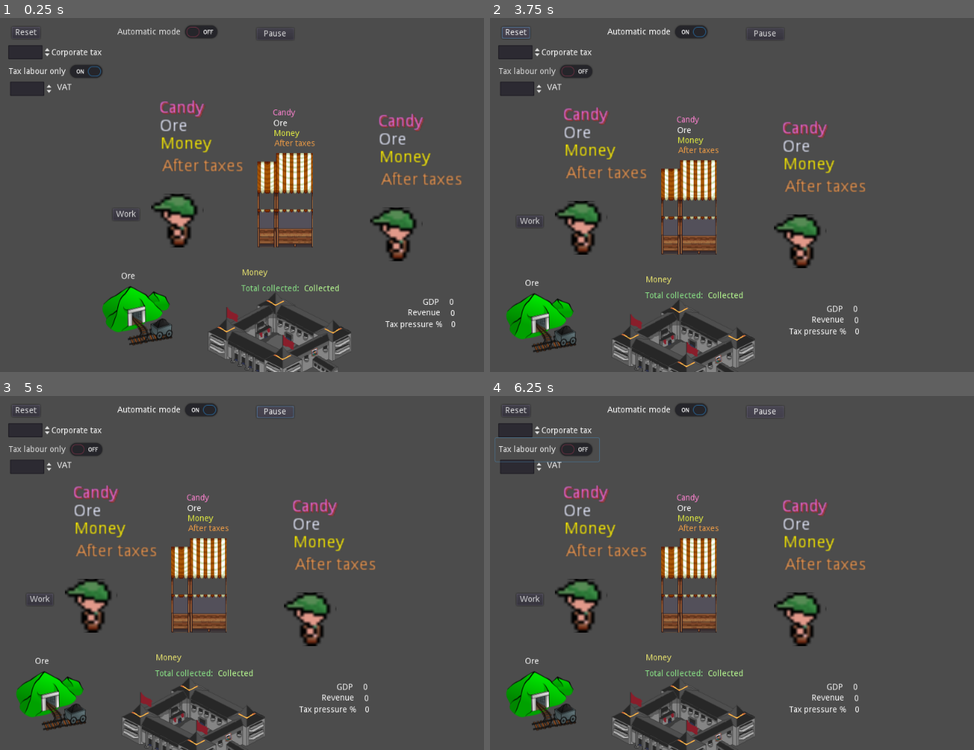
Above: before the commit, frames 1-4 (two rows, left to right).
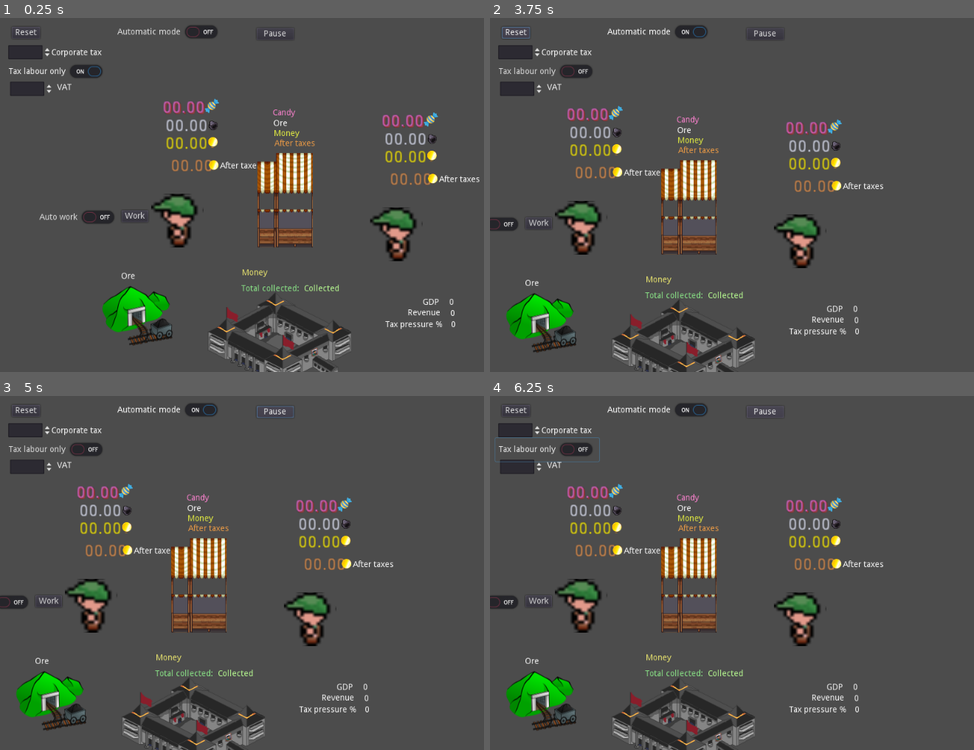
Above: after the commit, the same moments.

Repository: carlostgit/taxes
Game: Godot game, scene res://Control.tscn
The game is run twice, just before and just after one commit, with the same random seed, the same clock (stepped at 60 frames per second) and the same inputs.
Inputs (mouse positions are in pixels of both pictures, inside the frame that each line leads up to):
- Up to frame 1 (0.25 s): no input
- Up to frame 2 (3.75 s): click (567, 216) at 0.5 s, where only the run after the commit has a clickable "Auto work"; click "Work" at 1.25 s; click "Automatic mode" at 2 s; click "Tax labour only" at 2.75 s; click "Reset" at 3.5 s
- Up to frame 3 (5 s): click "Pause" at 4.25 s
- Up to frame 4 (6.25 s): hold Right (ui_right) 5.03-5.78 s; hold Down (ui_down) from 5.78 s (still down)

The runs differ from the first frame. In frame 1, 2.5% of the frame differs, in the area x 8-100%, y 22-59%; in frame 2, 2.4%; in frame 3, 2.4%; in frame 4, 2.4%.

Commit message:
añado un checkbutton atuo work, y cambio la presentación de los números de slacker y worker, y añado iconos para las unidades de cada label

Diff:
--- a/KinematicBody2D_slacker.tscn
+++ b/KinematicBody2D_slacker.tscn
@@ -1,7 +1,10 @@
-[gd_scene load_steps=7 format=2]
+[gd_scene load_steps=10 format=2]
 
 [ext_resource path="res://KinematicBody2D_slacker.gd" type="Script" id=1]
 [ext_resource path="res://Green-Cap-Character-16x18.png" type="Texture" id=2]
+[ext_resource path="res://coins.png" type="Texture" id=3]
+[ext_resource path="res://ore.png" type="Texture" id=4]
+[ext_resource path="res://candy.png" type="Texture" id=5]
 
 [sub_resource type="CapsuleShape2D" id=1]
 radius = 27.0
@@ -79,32 +82,51 @@
 [node name="Label_money" type="Label" parent="."]
 margin_left = -28.0
 margin_top = -140.0
-margin_right = 31.0
-margin_bottom = -109.0
+margin_right = 12.0
+margin_bottom = -126.0
 rect_scale = Vector2( 2, 2 )
 custom_colors/font_color = Color( 1, 0.941176, 0, 1 )
 custom_colors/font_outline_modulate = Color( 0, 0.945098, 0, 1 )
-text = "Money
-"
+text = "00.00"
+align = 2
+
+[node name="coins" type="Sprite" parent="Label_money"]
+position = Vector2( 44.3949, 5.39393 )
+scale = Vector2( 0.2, 0.2 )
+texture = ExtResource( 3 )
+vframes = 4
 
 [node name="Label_ore" type="Label" parent="."]
 margin_left = -30.0
 margin_top = -170.0
-margin_right = 10.0
+margin_right = 11.0
 margin_bottom = -156.0
 rect_scale = Vector2( 2, 2 )
 custom_colors/font_color = Color( 0.890196, 0.905882, 0.980392, 1 )
-text = "Ore"
+text = "00.00"
+align = 2
+
+[node name="ore" type="Sprite" parent="Label_ore"]
+position = Vector2( 45.4825, 6.06551 )
+scale = Vector2( 0.25, 0.25 )
+texture = ExtResource( 4 )
 
 [node name="Label_candy" type="Label" parent="."]
 margin_left = -31.0
 margin_top = -201.0
-margin_right = 69.0
-margin_bottom = -181.0
+margin_right = 8.0
+margin_bottom = -187.0
 rect_scale = Vector2( 2, 2 )
 custom_colors/font_color = Color( 0.92549, 0.4, 0.831373, 1 )
 custom_colors/font_color_shadow = Color( 0.713726, 0.207843, 0.207843, 1 )
-text = "Candy"
+text = "00.00"
+align = 2
+percent_visible = -0.2
+
+[node name="candy" type="Sprite" parent="Label_candy"]
+position = Vector2( 44.9825, 5.06551 )
+scale = Vector2( 0.2, 0.2 )
+texture = ExtResource( 5 )
 
 [node name="Timer" type="Timer" parent="."]
 wait_time = 2.0
@@ -112,10 +134,25 @@
 [node name="Label_after_taxes" type="Label" parent="."]
 margin_left = -25.0
 margin_top = -102.0
-margin_right = 44.0
+margin_right = 18.0
 margin_bottom = -88.0
 rect_scale = Vector2( 2, 2 )
 custom_colors/font_color = Color( 0.890196, 0.560784, 0.290196, 1 )
+text = "00.00"
+align = 2
+
+[node name="coins2" type="Sprite" parent="Label_after_taxes"]
+position = Vector2( 43.602, 6.01615 )
+scale = Vector2( 0.2, 0.2 )
+texture = ExtResource( 3 )
+vframes = 4
+
+[node name="Label" type="Label" parent="Label_after_taxes"]
+margin_left = 48.6136
+margin_top = 3.18198
+margin_right = 117.614
+margin_bottom = 17.182
+rect_scale = Vector2( 0.5, 0.5 )
 text = "After taxes"
 
 [node name="Button_pay_taxes" type="Button" parent="."]
--- a/KinematicBody2D_worker.gd
+++ b/KinematicBody2D_worker.gd
@@ -126,7 +126,7 @@
 
 
 func on_timer_work_timeout():
-	if (_automatic_mode):
+	if (_automatic_mode or $CheckButton_auto_work.is_pressed()):
 		self.call_deferred("work")
 
 func add_to_GDP(var value_arg):
--- a/KinematicBody2D_worker.tscn
+++ b/KinematicBody2D_worker.tscn
@@ -4,15 +4,30 @@
 [ext_resource path="res://KinematicBody2D_worker.gd" type="Script" id=2]
 
 [node name="KinematicBody2D_worker" instance=ExtResource( 1 )]
+editor/display_folded = true
 script = ExtResource( 2 )
 
+[node name="Label_money" parent="." index="3"]
+text = "00.00
+"
+
+[node name="Label_after_taxes" parent="." index="7"]
+text = "00.00"
+
 [node name="Button_work" type="Button" parent="." index="11"]
-margin_left = -109.0
-margin_top = -17.0
-margin_right = -97.0
-margin_bottom = 3.0
+margin_left = -94.0
+margin_top = -14.0
+margin_right = -49.0
+margin_bottom = 6.0
 text = "Work"
 
 [node name="Timer_work" type="Timer" parent="." index="12"]
 wait_time = 5.0
+
+[node name="CheckButton_auto_work" type="CheckButton" parent="." index="13"]
+margin_left = -239.0
+margin_top = -22.0
+margin_right = -95.0
+margin_bottom = 18.0
+text = "Auto work"
 [connection signal="pressed" from="Button_work" to="." method="_on_Button_work_pressed"]
